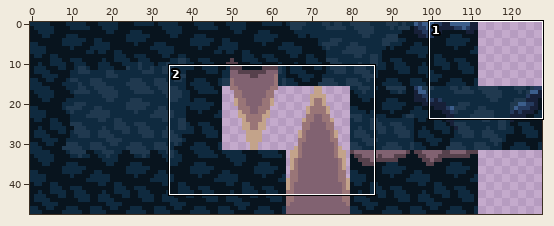
Sprite sheet -- res/tiles/cave/cave_spritesheet.png. The picture above shows the old version from afar; the outline marks the close-up.
Close-up. Before the edit:
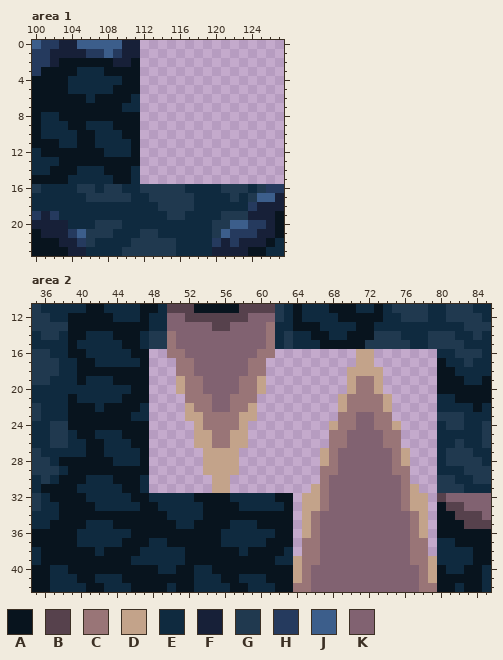
The file is 128x48 pixels. Shown: area 1: x 100..127, y 0..23; area 2: x 35..85, y 11..42.
Palette (. is transparent): A #08141e  B #56414c  C #997577  D #c3a38a  E #0f2a3f  F #172038  G #20394f  H #253a5e  J #3c5e8b  K #816271
Pixels before, area 1, first column x 100:
 0 JHHFFJJJJJFF................
 1 HHFFFFHHJHFF................
 2 HHFAAAAAAFFA................
 3 HAAAAEEEAAAA................
 4 AAAAEEEEEEAA................
 5 AAAAEEEEEAAA................
 6 AAAAAAEAAAAE................
 7 AAAAAAAAAAEE................
 8 AEEAAAAAAAAA................
 9 AEEEAAEEEAAA................
10 AEEEEAAEEEAA................
11 AAAEEAAEEEEA................
12 EAAAAAAAEEEA................
13 EEEAAAAAAAAA................
14 EEAAAEEEAAAE................
15 AAAAEEEEEAAE................
16 GEEEEGGEGGEEGGGGGEEEEGGGEGHH
17 EEEEEEGGGGGEEGGGGGEEEEGEGJJF
18 EEEEEEEEEEEEEEGGGGEEEEEEHFFF
19 HFHEEEEEEEEEEEEGGEEEEGGGFFFA
20 FFFFEEEGGGEEEEEEEEEEGGJJHHFA
21 AFFFHJGGGEEEGGEEEEEEGJHHHFFA
22 AAAFFHGEEEEGGGGGEEEEHFHFFFAE
23 AAAAFFEEEEGGGGGGEEEEFFFFAAEE
Pixels before, area 2, first column x 35:
11 GEEEEEAAEEEEAAEBBBAAAAABBBBGEAEEEAAAEEAEGGGGEEGGGEE
12 GGEEAAAAAEEEAEEKKBBBBBBBKKKGEAEEEEAAAAAEEGGGEEGGGGE
13 GGGGAAAAAAAAAEEKKKKKBBKKKKCEEAAAEEEEAAEEEEEEEEEEGGG
14 EGGEAAEEEAAAEGGCKKKKKKKKKKCEGEEAAEEAAAGGGEEEGGGEEGE
15 EEEEAEEEEEAAEGGCKKKKKKKKKKCEGEEEAAAAAGGGGGEEGGGGEEE
16 GGEEAAEEEEEAA..CCKKKKKKKKCC.........DD.......EEGGGE
17 GGGEEAAEEEEEA...CCKKKKKKCC..........DD.......AEEGEE
18 GGGEEAAAAAAAA...CCKKKKKKCC.........DDDD......AAEEEE
19 GGEEEAEEEAAAA...DCCKKKKCCD.........DCCD......AAAEEA
20 EEEEEEEEEEEAA...DCCKKKKCCD.........DCCD......AAAAAA
21 EEEEAEEEEEAAA....CCCKKCCC.........DCCCCD.....EEAAAA
22 GEEEAAAEAAAAE....DCCKKCCD.........DCCCCD.....EEEEAE
23 GEEEAAAAAAAEE....DDCCCCDD.........CCKKCC.....GGGEEE
24 EEGGAAAAAAAAA.....DCCCCD.........DCCKKCCD....EGGEEG
25 EEGGEAAEEEAAA.....DDCCDD.........CCKKKKCC....EEEEEG
26 EEGGEEAAEEEAA.....DDCCDD.........CCKKKKCC....EEGEEG
27 GEEEEEAAEEEEA......DDDD.........DCKKKKKKCD...EGGGEE
28 GGEAAAAAAEEEA......DDDD.........DCKKKKKKCD...EGGGGE
29 GGGEAAAAAAAAA......DDDD.........CCKKKKKKCC...EEEGGG
30 EGEAAAEEEAAAE.......DD..........CKKKKKKKKC...GGEEGG
31 EAAAAEEEEEAAE.......DD.........DCKKKKKKKKCD..GGGEEE
32 GEAAAAEEEEEAAEEEEEAAAAEEEEEAA.DDCKKKKKKKKCDD.BKKKKK
33 GEEAAAAEEEEEAAEEEEEAAAAEEEEEA.DDCKKKKKKKKCDD.ABBKKK
34 EEEAAAAAAAAAAAAEEEEAAAAAAAAAA.DCKKKKKKKKKKCD.AABBBK
35 EEAAAAEEEAAAAAAAEEAAAAEEEAAAA.DCKKKKKKKKKKCD.AAABBB
36 AAAAAEEEEEEAAAAAAAAAAEEEEEEAA.DCKKKKKKKKKKCD.AAAAAA
37 AAAAAEEEEEAAAEEAAAAAAEEEEEAAA.CCKKKKKKKKKKCC.EEAAAA
38 EAAAAAAEAAAAEEEEEAAAAAAEAAAAE.CCKKKKKKKKKKCC.EEEEAA
39 EAAAAAAAAAAEEEEEEAAAAAAAAAAEEDCCKKKKKKKKKKCCDEEEEAA
40 AAEEAAAAAAAAAAEEAAEEAAAAAAAAADCKKKKKKKKKKKKCDAEEAAE
41 AAEEEAAEEEAAAAAAAAEEEAAEEEAAADCKKKKKKKKKKKKCDAAAAAE
42 AAEEEEAAEEEAAAAEAAEEEEAAEEEAACCKKKKKKKKKKKKCCAAEAAE
And afterwards:
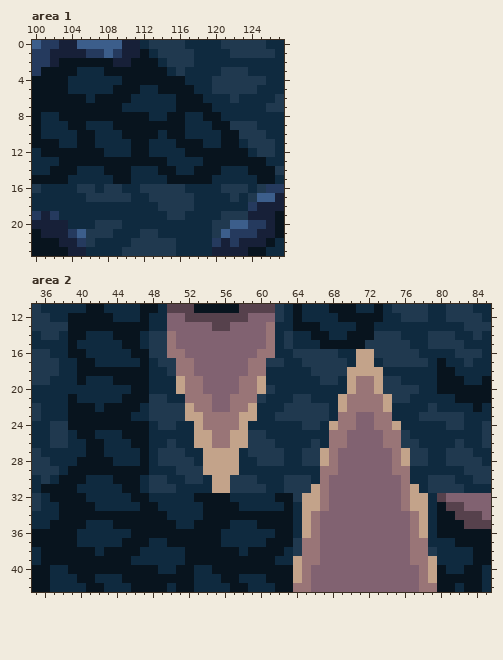
Edits made:
Changed rows in their new state; - is an unchanged pixel.
Area 1:
first column x 112:
 0 EGGGGEEEEGGGGGEE
 1 AEGGGGEEEEGGGGGE
 2 AAEGGGEEEEEEEEEE
 3 AAAEGEEEEGGGEEEE
 4 AAAAAEEEGGGGGGEE
 5 EEAAAAEEGGGGGEEE
 6 EEEEAAAEEEGEEEEG
 7 EEEEAAAAEEEEEEGG
 8 AEEAAEEAAEEEEEEE
 9 AAAAAEEEAAGGGEEE
10 AAEAAEEEEAAGGGEE
11 AEEEAAAEEAAEGGGE
12 AEEEEAAAAAAAEGGE
13 AAAEEEEAAAAAAAEE
14 EEAAEEAAAEEEAAAG
15 EEEAAAAAEEEEEAAE
Area 2:
first column x 38:
16 ----------GG------------EEGGGGGEE--GGGGGEE
17 ----------EGG----------GGEEGGGGGE--EGGGGGE
18 ----------EEG----------EEEEEGGGG----EEEEEE
19 ----------EEE----------EEEEEEGGE----GGEEEE
20 ----------EEE----------GEEEEEEEE----GGGGEE
21 ----------GGEE--------GEEEGGEEE------GGEEE
22 ----------GGGG--------EEEGGGGGE------EEEEG
23 ----------GGGG--------EEGGGGGGE------EEEGG
24 ----------EGGEE------EEEEEEGGE--------EEEE
25 ----------EEEEE------GGEEEEEEE--------GEEE
26 ----------EEGEE------GGGEEEEGE--------GGEE
27 ----------EGGGEE----EGGGGEEGG----------GGE
28 EE--------EGGGGE----EEGGGEEGG----------GGE
29 ----------EEEGGG----EEEEEEEEE----------EEE
30 ----------GGEEGGE--GGGEEEGGGE----------EEG
31 ----------GGGEEEE--GGGGEEGGG------------EG
32 --------------------------G--------------E
33 --------------------------E--------------E
34 --------------------------E--------------E
35 --------------------------E--------------E
36 --------------------------E--------------E
37 --------------------------G--------------E
38 --------------------------G--------------G
Boxes around the changes in both close-ups, in picture pixels (x1, y1, x2, y2):
added: (140, 40, 284, 184)
added: (149, 349, 437, 556)
changed: (59, 457, 77, 466)
